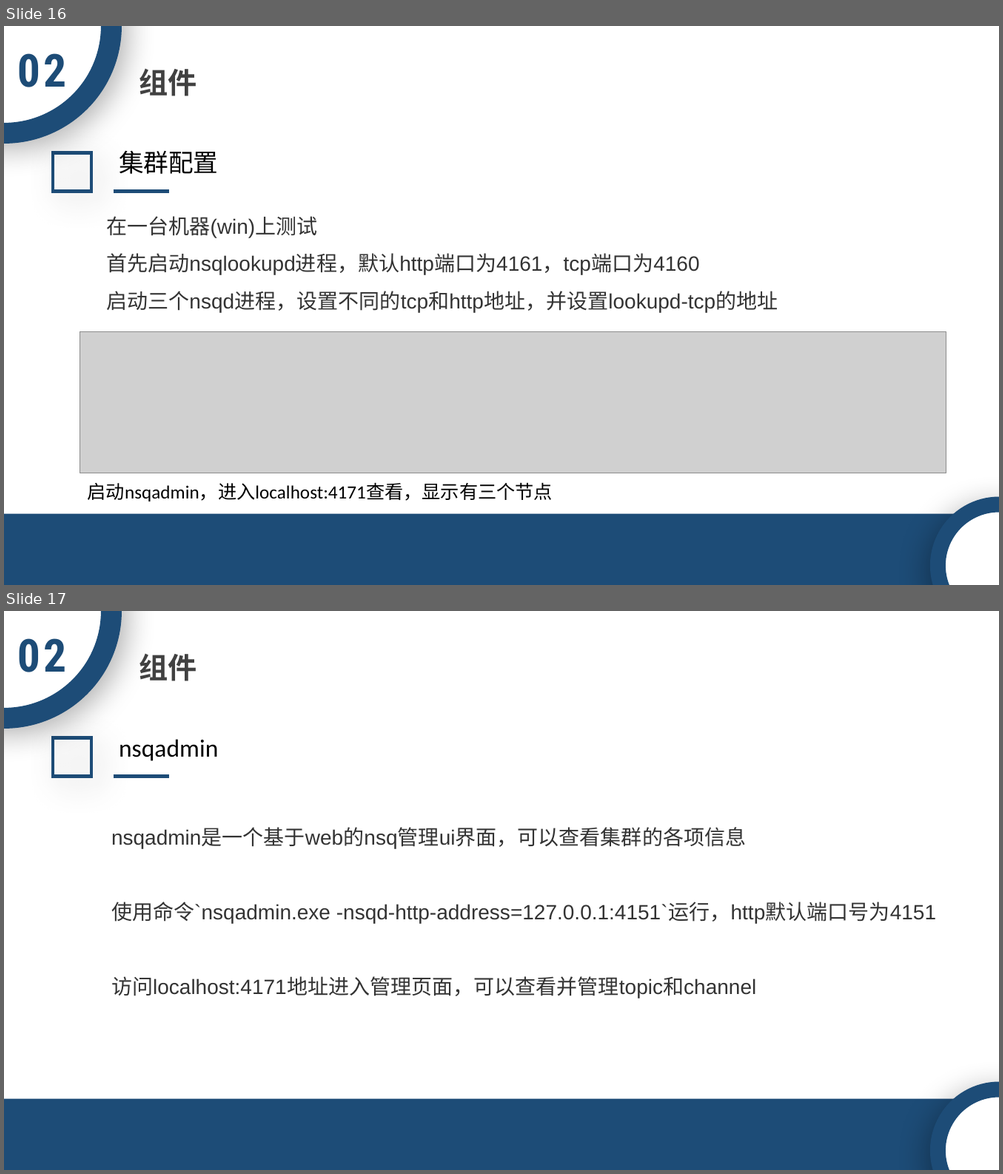
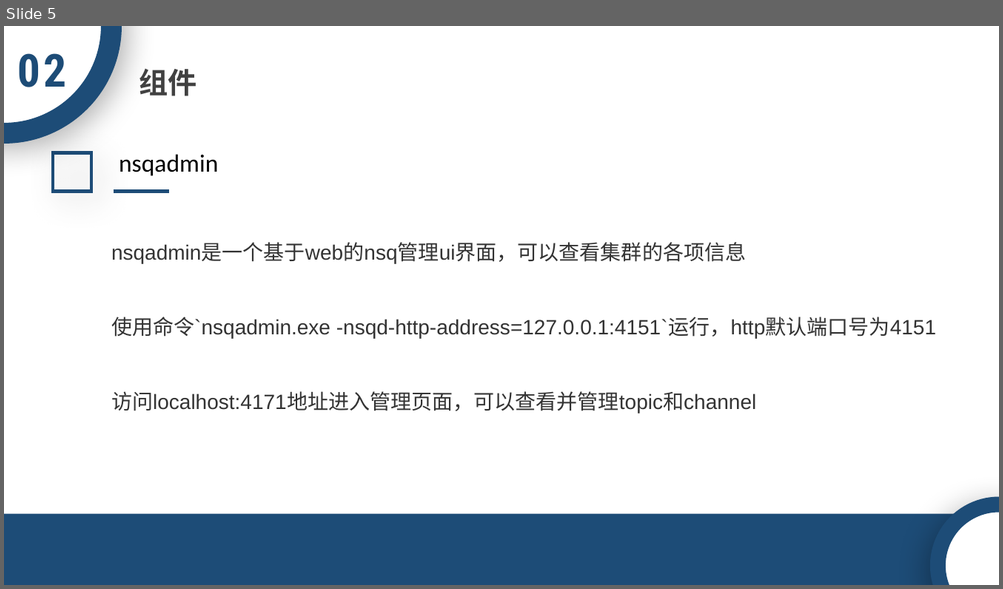
Before and after one commit to ACTSysGroup/Dev-Club, a slide deck: back-end/中间件/NSQ.pptx. Shown one above the other, each under a label of ours: slides 16 and 17 before the commit, slide 5 after it. The pictures are 1003x1174 and 1003x589 pixels, drawn with LibreOffice and Linux fonts; fonts in the diff are those of the drawing; grey boxes stand for pictures; background and template pictures are left out. Boxes give left, top, right and bottom in pixels: in the first picture for what was removed or moved away, otherwise in the second. Text is boxed around its words. In the diff, an @@ line names an element or a change of style, - is before the commit and + after.

```diff
--- a/back-end/中间件/NSQ.pptx
+++ b/back-end/中间件/NSQ.pptx
@@ slide 16 removed at [4,26,999,585], background picture (left out) @@
@@ ellipse removed at [4,26,111,133] @@
@@ text removed at [17,53,66,87] @@
-02
@@ text removed at [139,69,197,96] @@
-组件
@@ rectangle removed at [53,153,91,192] @@
@@ text removed at [119,150,218,174] @@
-集群配置
@@ line removed from (114, 192) to (169, 192) @@
@@ text removed at [106,216,777,313] @@
-在一台机器(win)上测试
-首先启动nsqlookupd进程，默认http端口为4161，tcp端口为4160
-启动三个nsqd进程，设置不同的tcp和http地址，并设置lookupd-tcp的地址
@@ picture removed at [80,332,945,474] @@
@@ text removed at [88,483,553,502] @@
-启动nsqadmin，进入localhost:4171查看，显示有三个节点
@@ rectangle removed at [4,514,999,585] @@
@@ ellipse removed at [937,505,999,585] @@
@@ what was slide 17 is now slide 5 @@
```
Also in this commit, not shown: 4 slides changed, 21 other slides removed, 1 other file.
